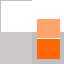
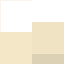
The second 64px x 64px image is a revision of the first. Changes to its layers:
painted on "Layer 3" over [32, 19, 64, 64]
added layer "Layer 5" above "Layer 2 copy" over [0, 0, 32, 32]
painted on "Layer 2 copy" over [0, 32, 64, 64]
removed layer "Layer 1" over [0, 0, 64, 64]
